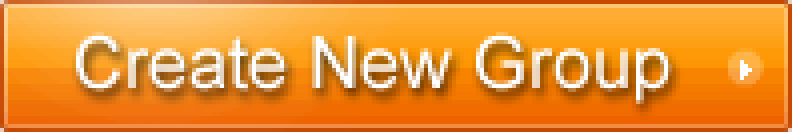
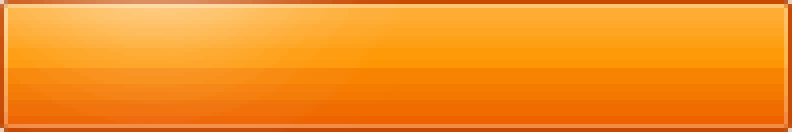
Revision of a layered 792 x 132 image; what changed, layer by layer:
hid "Create New Group" over (x1=76, y1=32, x2=672, y2=104)
painted on "Layer 1" (1st of 2) over (x1=728, y1=48, x2=764, y2=88)
